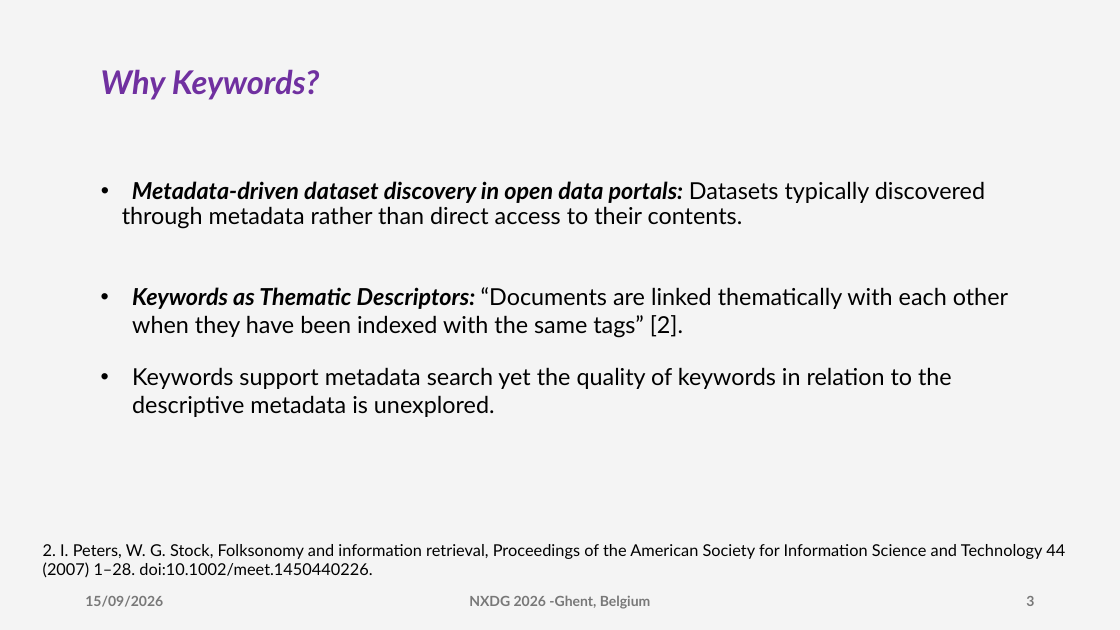
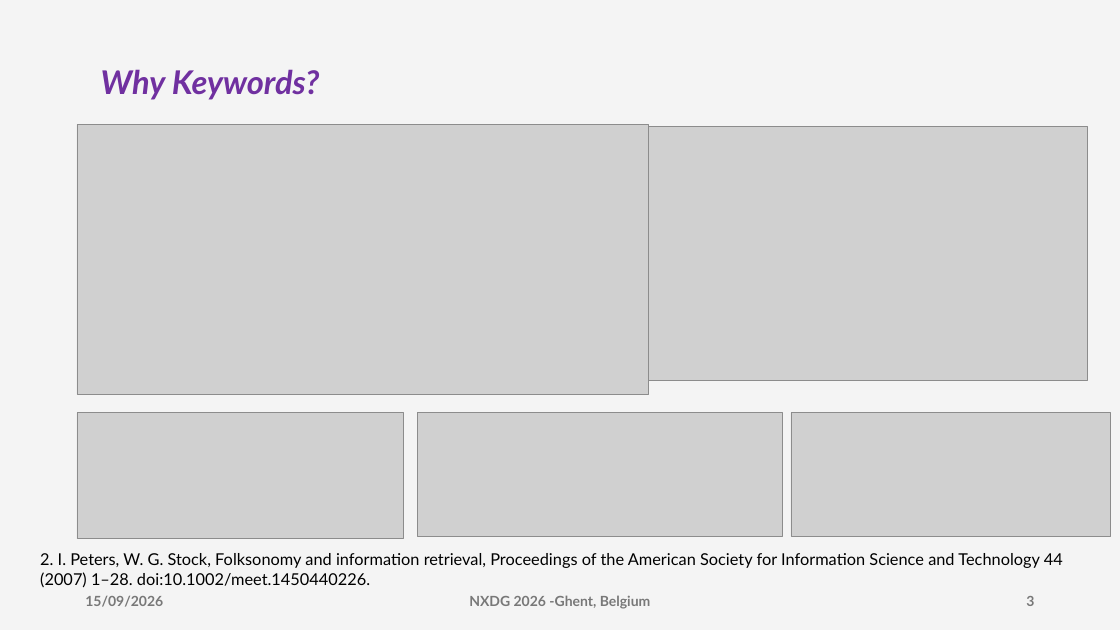
Before and after one commit to DeperiasKerre/deperiaskerre.github.io, a slide deck: slide 3 of slides/nxdg_2026_Deperias.pptx. Drawn at 1120x630 pixels with LibreOffice and Linux fonts; fonts in the diff are those of the drawing; grey boxes stand for pictures. Boxes give left, top, right and bottom in pixels: in the first picture for what was removed or moved away, otherwise in the second. Text is boxed around its words. In the diff, an @@ line names an element or a change of style, - is before the commit and + after.

```diff
--- a/slides/nxdg_2026_Deperias.pptx
+++ b/slides/nxdg_2026_Deperias.pptx
@@ picture added at [77, 124, 649, 395] @@
@@ picture added at [649, 127, 1088, 381] @@
@@ text removed at [122, 181, 985, 229] @@
-• Metadata-driven dataset discovery in open data portals: Datasets typically discovered through metadata rather than direct access to their contents.
@@ text removed at [132, 287, 1008, 338] @@
-• Keywords as Thematic Descriptors: “Documents are linked thematically with each other when they have been indexed with the same tags” [2].
@@ text removed at [132, 367, 952, 417] @@
-• Keywords support metadata search yet the quality of keywords in relation to the descriptive metadata is unexplored.
@@ picture added at [77, 413, 403, 539] @@
@@ picture added at [418, 413, 783, 537] @@
@@ picture added at [791, 413, 1112, 537] @@
@@ text "2. I. Peters, W. G. ...": place and size @@
-text "2. I. Peters, W. G. ..." at [43, 544, 1065, 578]
+text "2. I. Peters, W. G. ..." at [40, 553, 1063, 588]
```
Also in this commit, not shown: 6 other slides changed.
